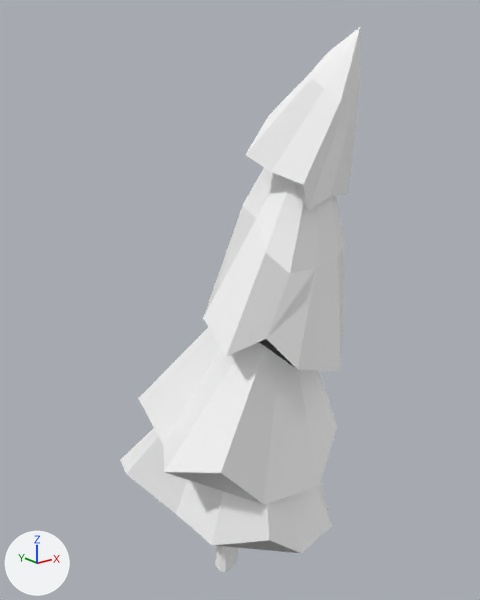
The FBX model Assets/Models/Enviornment/Trees/Spruce_01.fbx: old version first, new version second.
Rendered twice from a 50 mm camera at (-5.22, -6.86, 6.94) aimed at (0.22, -0.06, 4.22). Lighting does not change. The marker at lower left points along +X, +Y and +Z. The picture after the commit comes second. Where no turn or scale is listed for an object, it has been applied to the vertices.

The first picture shows 'Spruce_01'.
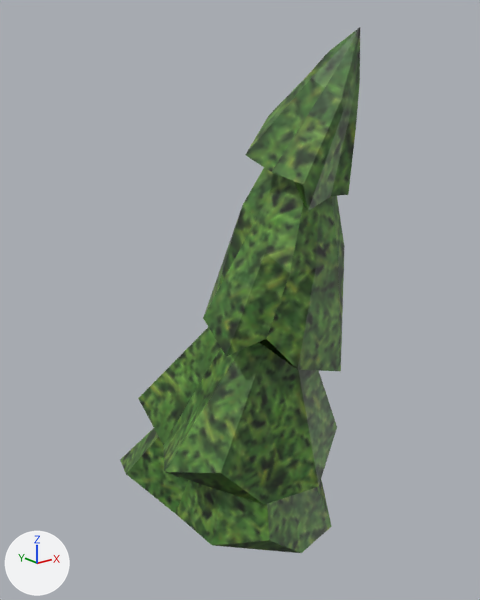
Changed parts and their boxes (x1, y1, x2, y2) in the pictures (480 x 600 px):
'Spruce_01', surface changed (white to green): (120, 27, 360, 553) in both

Patch to the scene script:
```diff
--- a/Assets/Models/Enviornment/Trees/Spruce_01.fbx.py
+++ b/Assets/Models/Enviornment/Trees/Spruce_01.fbx.py
@@ img_trees_png @@
+img_trees_png = load_image('Trees.png', '_unpacked/Trees.png', 256, 256, 'sRGB')
@@ mat_treesandbushes_mat @@
 mat_treesandbushes_mat = principled_material('TreesAndBushes_MAT')
-mat_treesandbushes_mat.base_color = (1.0, 1.0, 1.0)  # white #ffffff
+mat_treesandbushes_mat.texture = img_trees_png  # with its transparency
```
